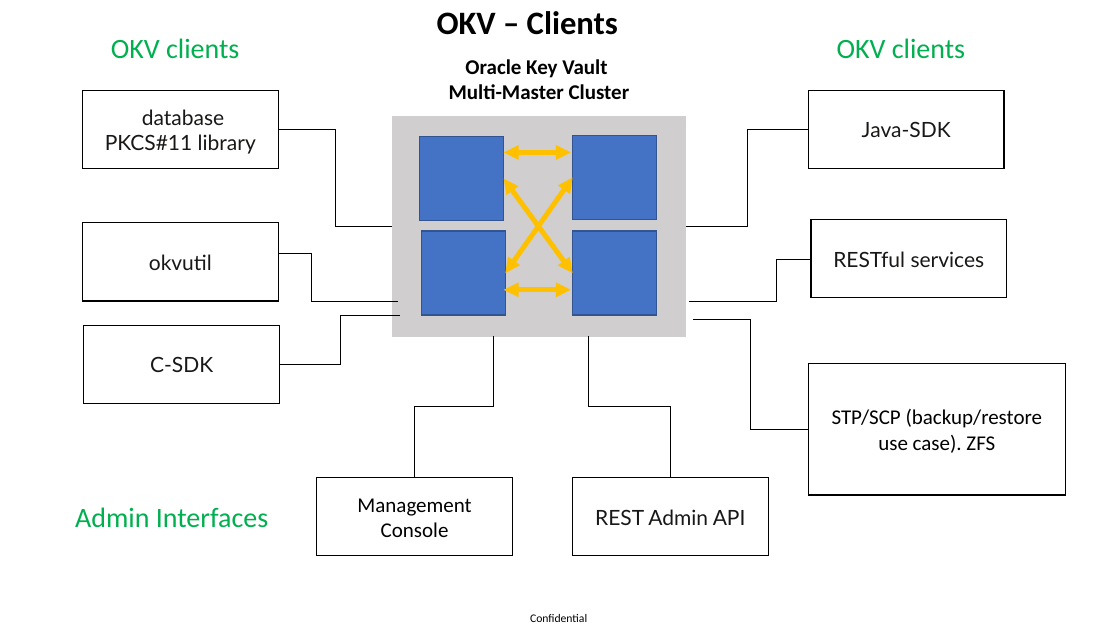
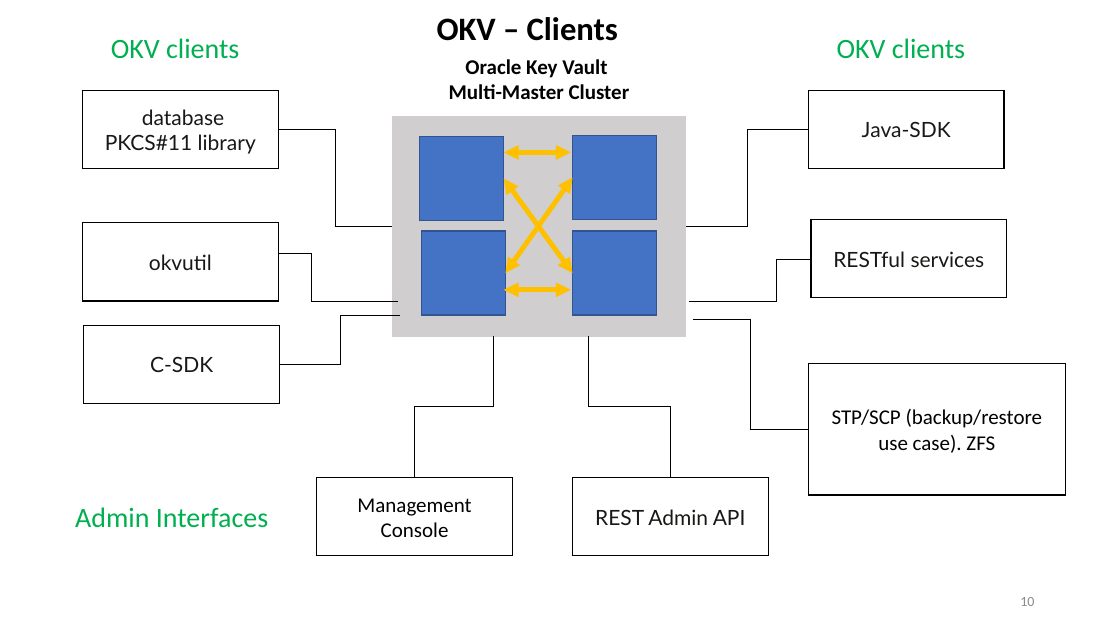
Before and after one commit to zizu1985/DOAG_OKV_EXACC, a slide deck: slide 10 of Oracle_Key_Vault_Overview.pptx (slide 9 before the commit). Drawn at 1120x630 pixels with LibreOffice and Linux fonts; fonts in the diff are those of the drawing; background and template pictures are left out. Boxes give left, top, right and bottom in pixels: in the first picture for what was removed or moved away, otherwise in the second. Text is boxed around its words. In the diff, an @@ line names an element or a change of style, - is before the commit and + after.

```diff
--- a/Oracle_Key_Vault_Overview.pptx
+++ b/Oracle_Key_Vault_Overview.pptx
@@ text "OKV – Clients" at <box>437,17,618,41</box>: vertical alignment middle to bottom @@
@@ page number added at <box>1020,597,1034,606</box>, 12 pt, text #8C8C8C @@
+10
@@ text removed at <box>530,614,587,622</box> @@
-Confidential
```
Also in this commit, not shown: 8 other slides changed, 2 slides added, 1 slide removed.
